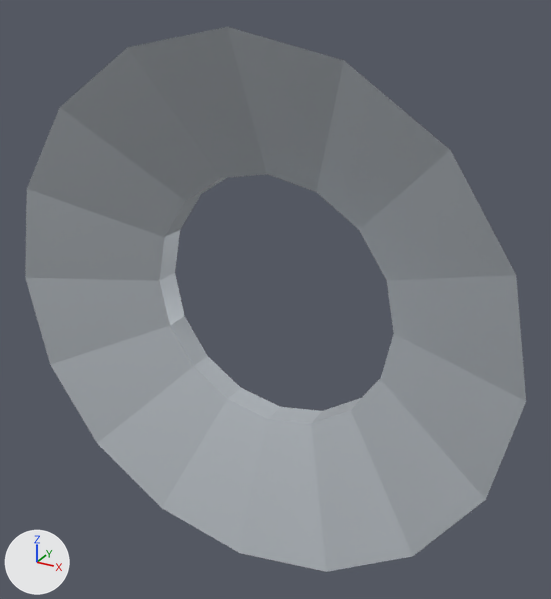
The glTF model public/assets/parts/PART-FLUID-SUMP-SILICONE-34/model.gltf: old version first, new version second.
Rendered twice from a camera (50 mm lens) standing at (244.7, -420.7, 222.4) and looking at (8.6, 8.6, 7.7). The axes (+X, +Y, +Z) are drawn at lower left. The lights are the same throughout. The older version comes first.

The first picture shows 'model'.
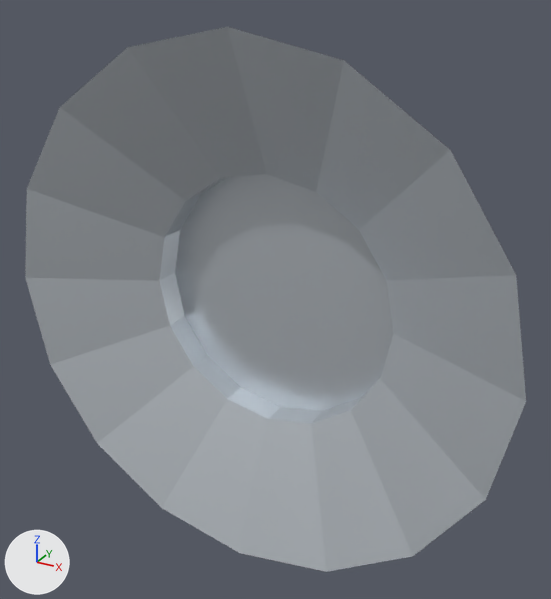
Pixel boxes [x1, y1, x2, y2] of what changed, in the pictures (551 x 599 px):
part 1 of me_model_geometry, added
    after: [175, 174, 394, 411]

What changed in the scene script:
```text
Change me_model_geometry:
    used by ob_model
    remove me_model_geometry.from_pydata(...)  # 48 vertices, 64 faces; spans x -190.0..190.0, y -32.0..32.0, z -190.0..190.0
    add me_model_geometry.from_pydata(...)  # 49 vertices, 80 faces; spans x -190.0..190.0, y -32.0..32.0, z -190.0..190.0
    me_model_geometry part 1
    1 vertex is added at (0.0, 32.0, 0.0)
    16 new faces join them
```
